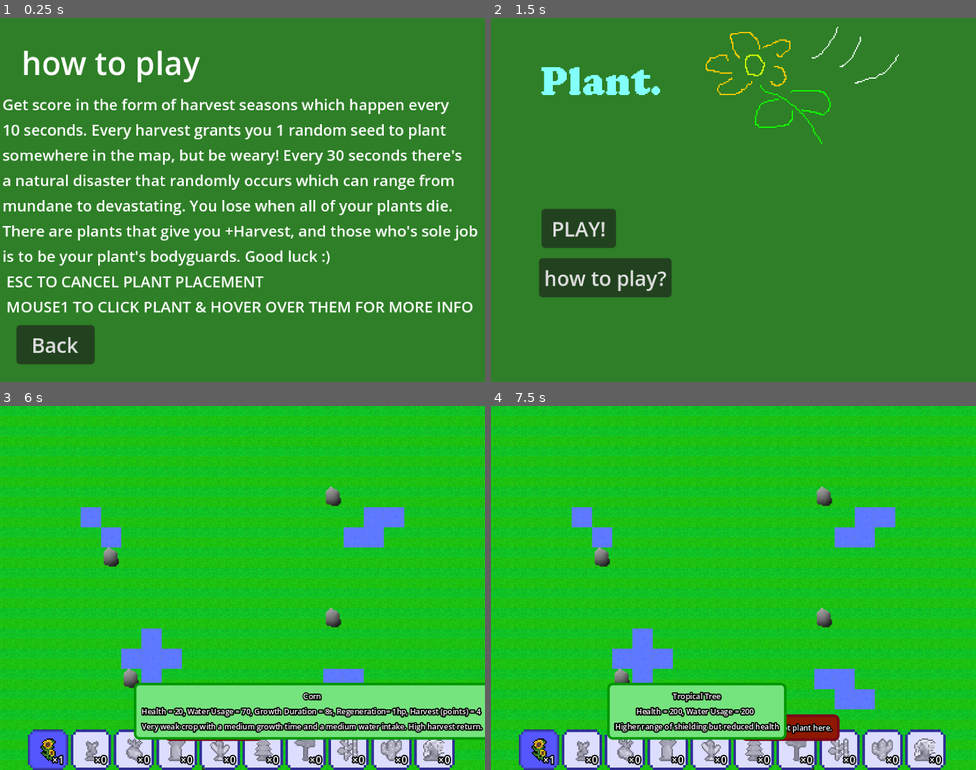
Above: before the commit, frames 1-4 (two rows, left to right).
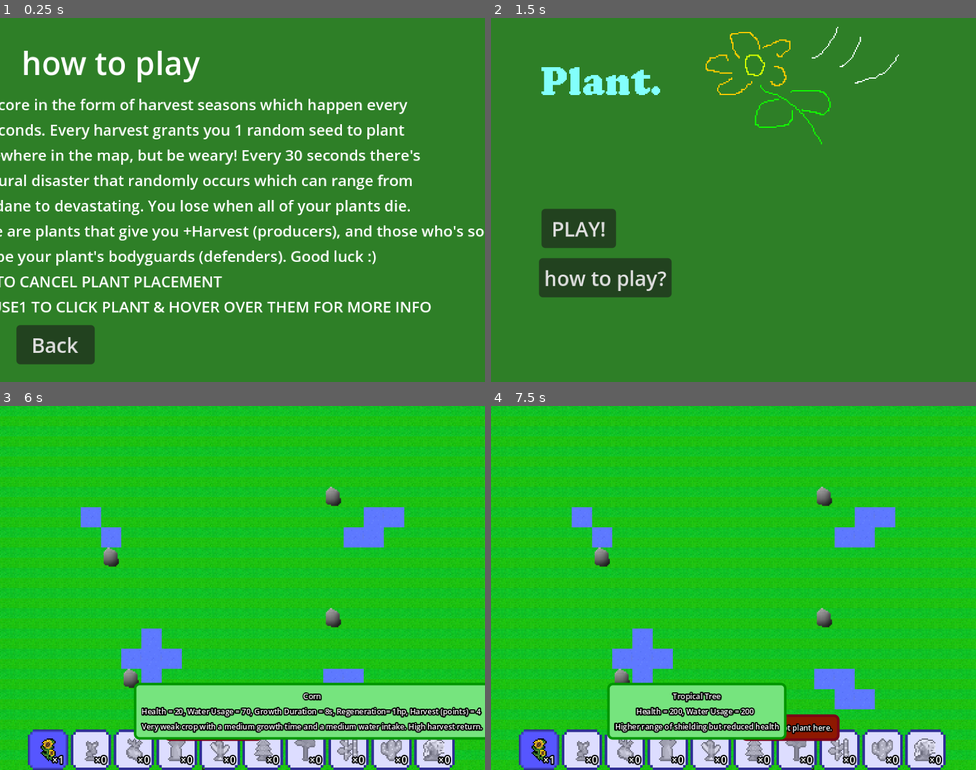
Above: after the commit, the same moments.

Repository: yehorm14/GUTS-Hackathon-2025-
Game: Godot game, scene res://scenes/tutorial.tscn
Same seed, same stepped clock (60 frames per second), same inputs: the game is played once before the commit and once after it. This scene is started directly instead of the project's main scene.
Inputs (mouse positions are in pixels of both pictures, inside the frame that each line leads up to):
- Up to frame 1 (0.25 s): no input
- Up to frame 2 (1.5 s): tap Enter at 0.5 s; move the mouse to (840, 181) at 0.52 s; click (840, 181) at 0.67 s; click "Back" at 1.25 s
- Up to frame 3 (6 s): click "PLAY!" at 2 s; click "×1" at 2.75 s; click "×0" at 3.5 s; click "×0" at 4.25 s; click "×0" at 5 s; click "×0" at 5.75 s
- Up to frame 4 (7.5 s): click "×0" at 6.5 s; click "×0" at 7.25 s

The runs differ from the first frame. In frame 1, 13% of the frame differs, in the area x 0-100%, y 22-81%; in frame 2, nothing differs; in frame 3, less than 0.1%; in frame 4, less than 0.1%.

Commit message:
changes to events and tutorial

Diff:
--- a/scenes/game_loop.gd
+++ b/scenes/game_loop.gd
@@ -24,7 +24,7 @@
 
 @export var game_duration_seconds = 300
 @export var seed_interval = 10.0
-@export var event_interval = 15.0
+@export var event_interval = 30.0
 
 @export var event_no = 0
 
--- a/scenes/tutorial.tscn
+++ b/scenes/tutorial.tscn
@@ -59,8 +59,8 @@
 somewhere in the map, but be weary! Every 30 seconds there's
 a natural disaster that randomly occurs which can range from
 mundane to devastating. You lose when all of your plants die.
-There are plants that give you +Harvest, and those who's sole job
-is to be your plant's bodyguards. Good luck :)
+There are plants that give you +Harvest (producers), and those who's sole job
+is to be your plant's bodyguards (defenders). Good luck :)
  ESC TO CANCEL PLANT PLACEMENT
  MOUSE1 TO CLICK PLANT & HOVER OVER THEM FOR MORE INFO"
 label_settings = SubResource("LabelSettings_natt5")
